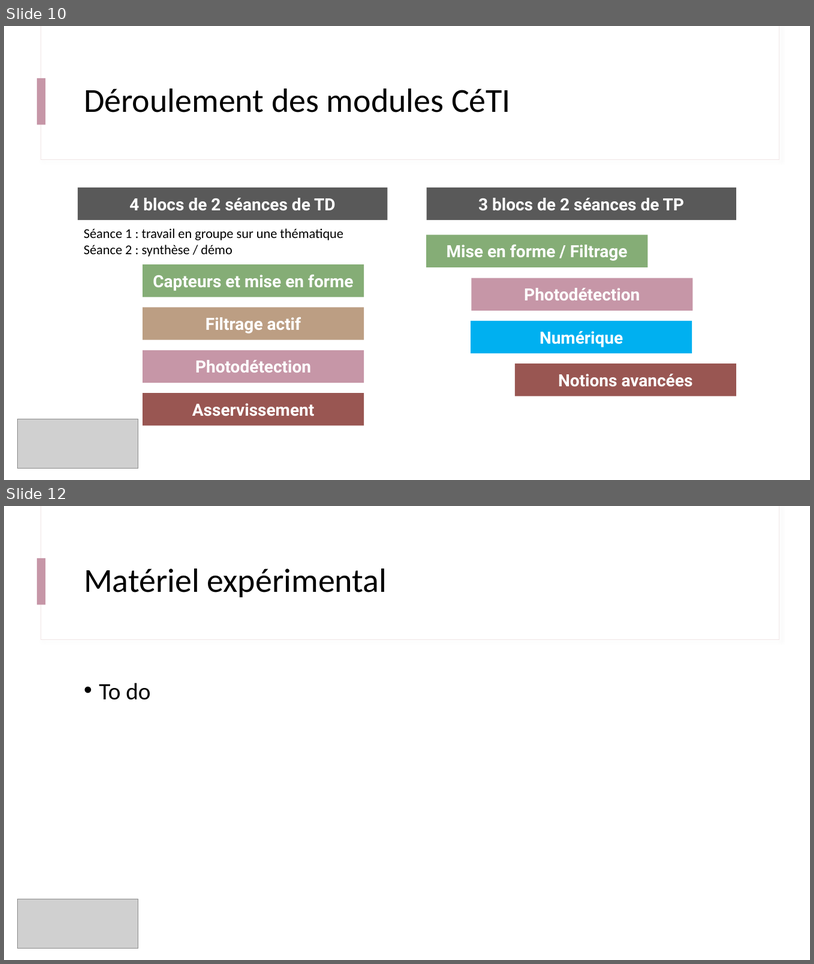
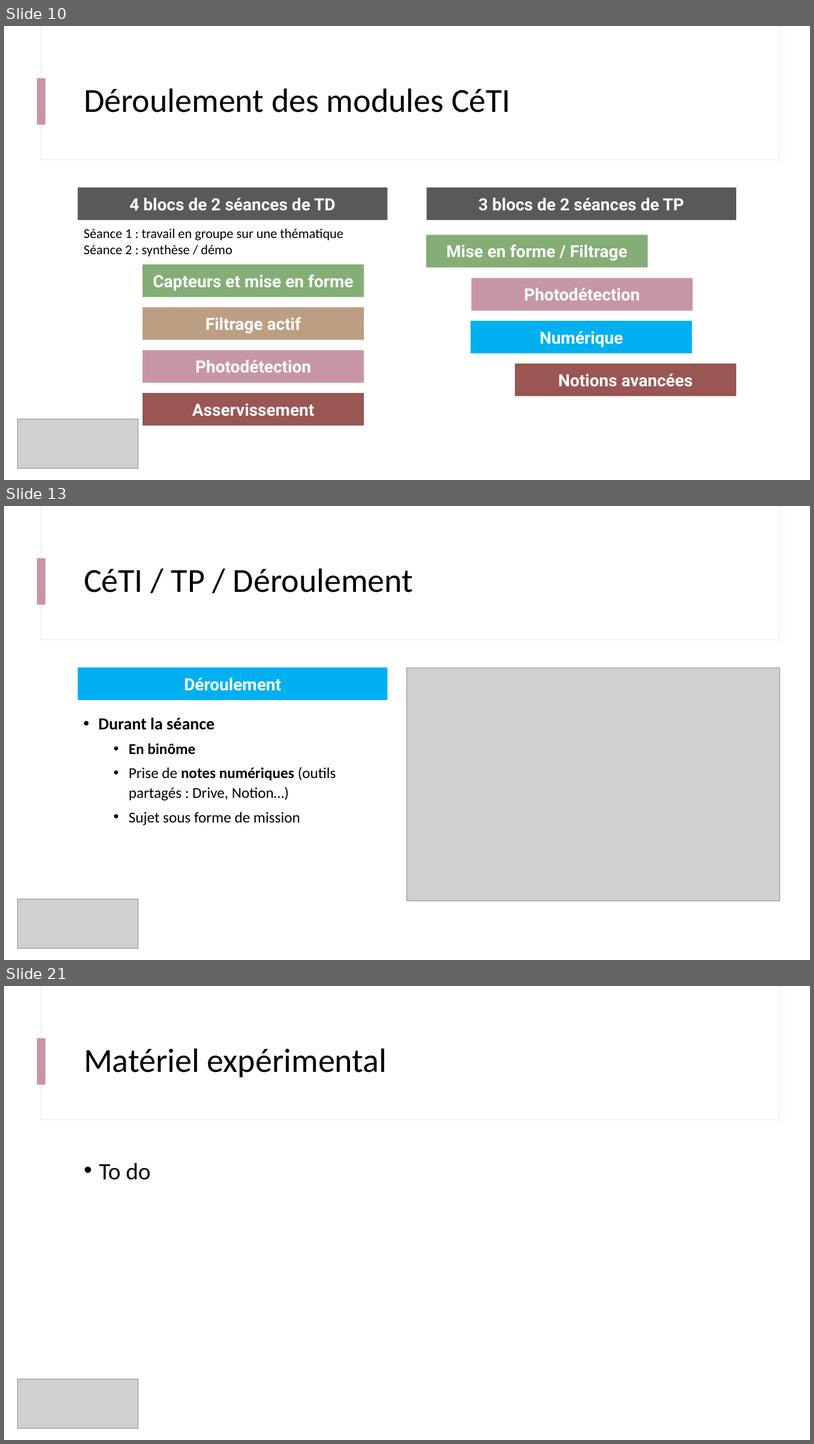
Before and after one commit to IOGS-Digital-Methods/semester-5, a slide deck: CeTI/b0_intro/B0_1_CeTI.pptx. Shown one above the other, each under a label of ours: slides 10 and 12 before the commit, slides 10, 13 and 21 after it; the slides between them are not shown. The pictures are 814x964 and 814x1444 pixels, drawn with LibreOffice and Linux fonts; fonts in the diff are those of the drawing; grey boxes stand for pictures. Boxes give left, top, right and bottom in pixels: in the first picture for what was removed or moved away, otherwise in the second. Text is boxed around its words. In the diff, an @@ line names an element or a change of style, - is before the commit and + after.

```diff
--- a/CeTI/b0_intro/B0_1_CeTI.pptx
+++ b/CeTI/b0_intro/B0_1_CeTI.pptx
@@ slide 13 added at [4, 506, 810, 960], background #FFFFFF; not listed: 3 template elements that a slide beside it also shows @@
@@ title added at [84, 568, 413, 592], 40 pt, text #000000 @@
+CéTI / TP / Déroulement
@@ rectangle added at [78, 667, 387, 700], fill #00B0F0, 20 pt, text #FFFFFF, bold @@
+Déroulement
@@ picture added at [408, 667, 781, 900] @@
@@ text added at [98, 717, 336, 825], 18 pt, text #000000 @@
+• Durant la séance
+  • En binôme
+  • Prise de notes numériques (outils partagés : Drive, Notion…)
+  • Sujet sous forme de mission
@@ picture added at [17, 898, 138, 948] @@
@@ what was slide 12 is now slide 21 @@
```
Also in this commit, not shown: 4 slides changed, 9 other slides added, 1 slide removed, 2 other files.
